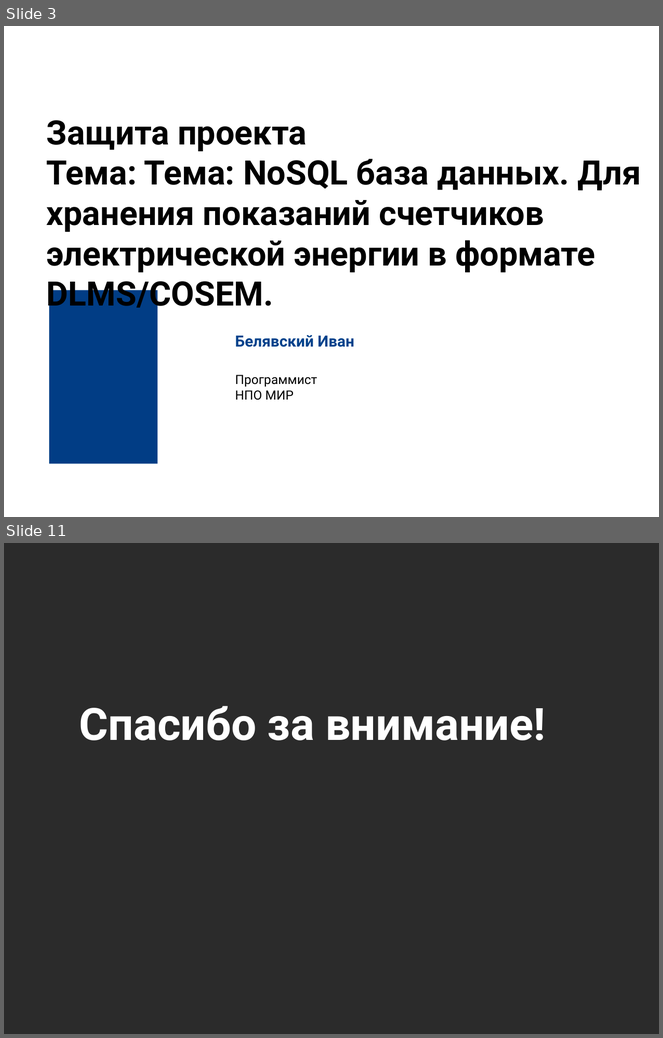
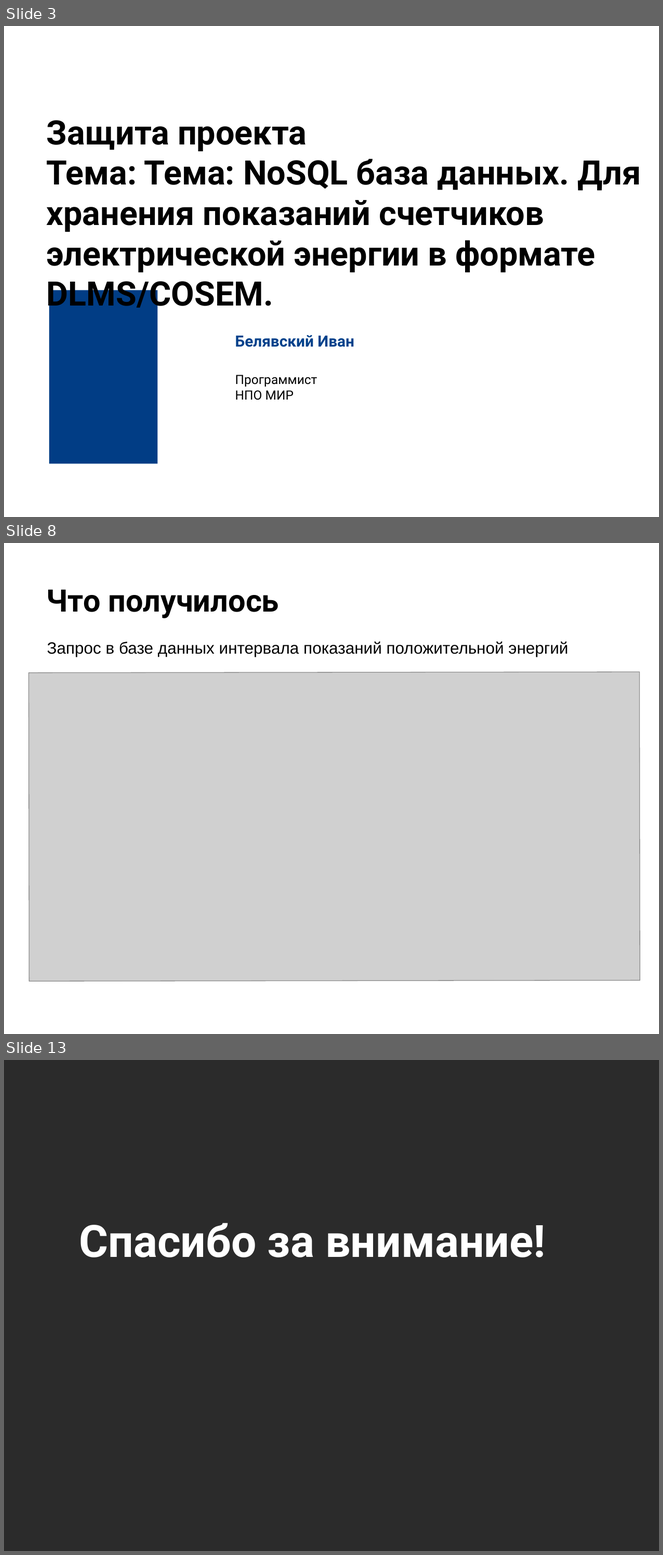
Before and after one commit to otus-learn-ivan/final_project_task, a slide deck: Защита проекта.pptx. Shown one above the other, each under a label of ours: slides 3 and 11 before the commit, slides 3, 8 and 13 after it; the slides between them are not shown. The pictures are 663x1038 and 663x1555 pixels, drawn with LibreOffice and Linux fonts; fonts in the diff are those of the drawing; grey boxes stand for pictures; background and template pictures are left out; a plain dark background stands for a picture behind light text. Boxes give left, top, right and bottom in pixels: in the first picture for what was removed or moved away, otherwise in the second. Text is boxed around its words. In the diff, an @@ line names an element or a change of style, - is before the commit and + after.

```diff
--- a/Защита проекта.pptx
+++ b/Защита проекта.pptx
@@ slide 8 added at [4, 543, 659, 1034], background picture (left out) @@
@@ title added at [47, 589, 280, 618], 34 pt, text #000000, bold @@
+Что получилось
@@ text added at [47, 641, 568, 657], 18 pt, text #000000 @@
+Запрос в базе данных интервала показаний положительной энергий
@@ picture added at [28, 671, 640, 981] @@
@@ what was slide 11 is now slide 13 @@
```
Also in this commit, not shown: 7 slides changed, 2 other slides added, 1 slide removed, 3 other files.
